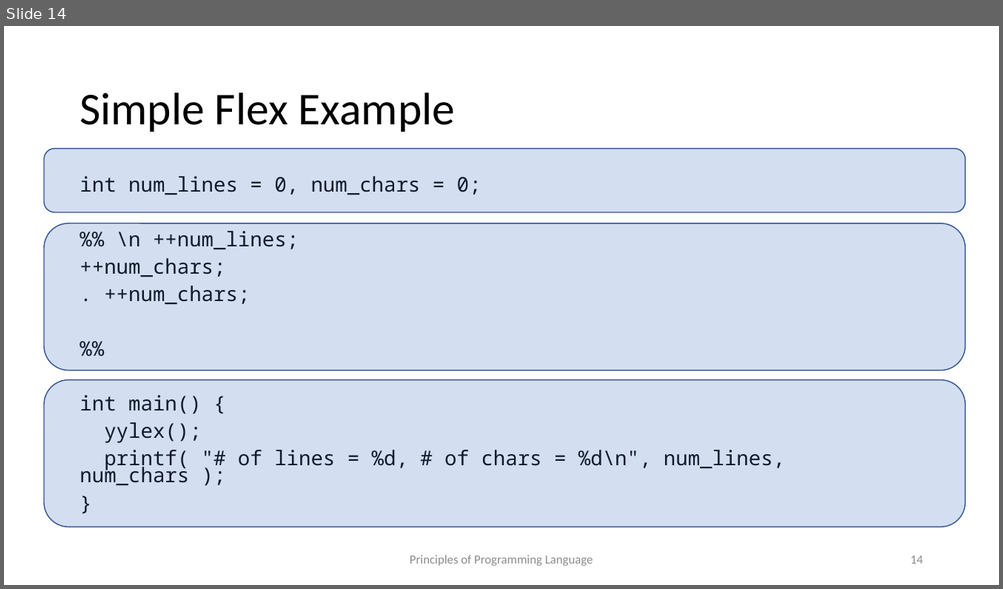
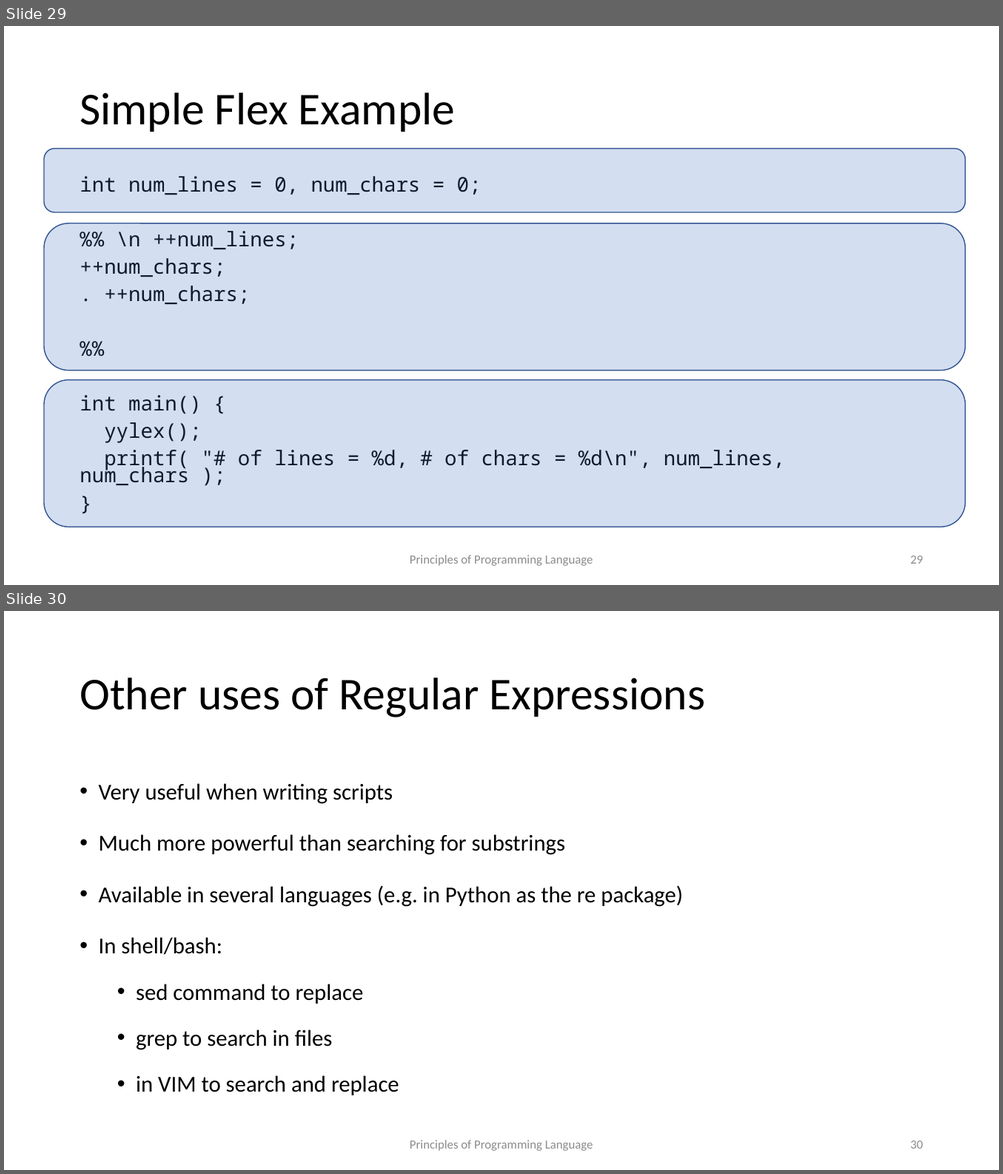
Before and after one commit to kongm/pl-design, a slide deck: scanning.pptx. Shown one above the other, each under a label of ours: slide 14 before the commit, slides 29 and 30 after it. The pictures are 1003x589 and 1003x1174 pixels, drawn with LibreOffice and Linux fonts; fonts in the diff are those of the drawing. Boxes give left, top, right and bottom in pixels: in the first picture for what was removed or moved away, otherwise in the second. Text is boxed around its words. In the diff, an @@ line names an element or a change of style, - is before the commit and + after.

```diff
--- a/scanning.pptx
+++ b/scanning.pptx
@@ slide 30 added at (4, 611, 999, 1170), background #FFFFFF @@
@@ title added at (79, 678, 706, 718), 44 pt, text #000000 @@
+Other uses of Regular Expressions
@@ text added at (99, 783, 683, 1096), 22 pt, text #000000 @@
+• Very useful when writing scripts
+• Much more powerful than searching for substrings
+• Available in several languages (e.g. in Python as the re package)
+• In shell/bash:
+  • sed command to replace
+  • grep to search in files
+  • in VIM to search and replace
@@ text added at (410, 1140, 593, 1151), 12 pt, text #8C8C8C @@
+Principles of Programming Language
@@ page number added at (910, 1141, 922, 1149), 12 pt, text #8C8C8C @@
+30
@@ what was slide 14 is now slide 29 @@
@@ page number at (910, 556, 922, 564): text changed @@
-14
+29
```
Also in this commit, not shown: 15 other slides added, 2 other files.
